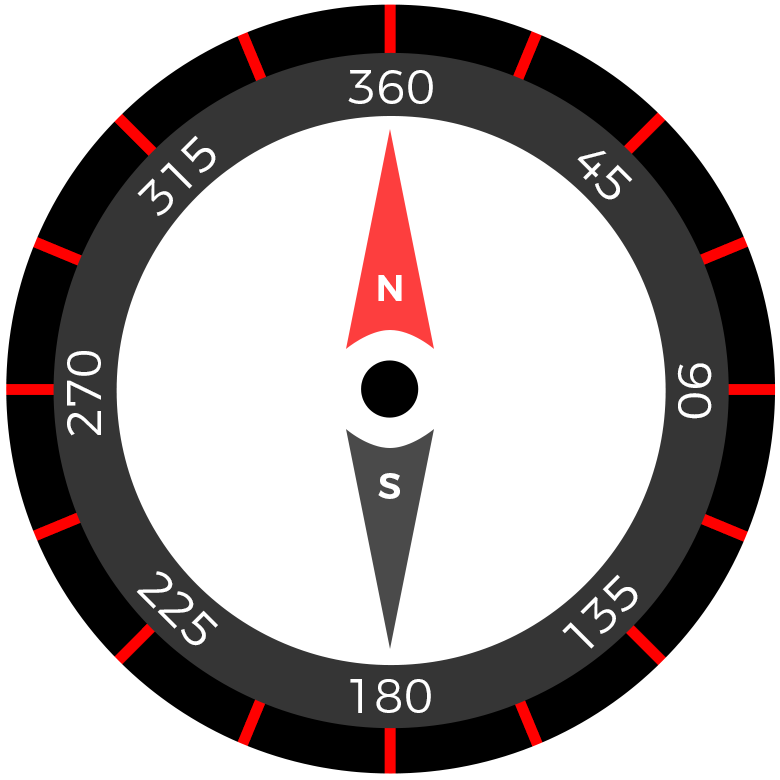
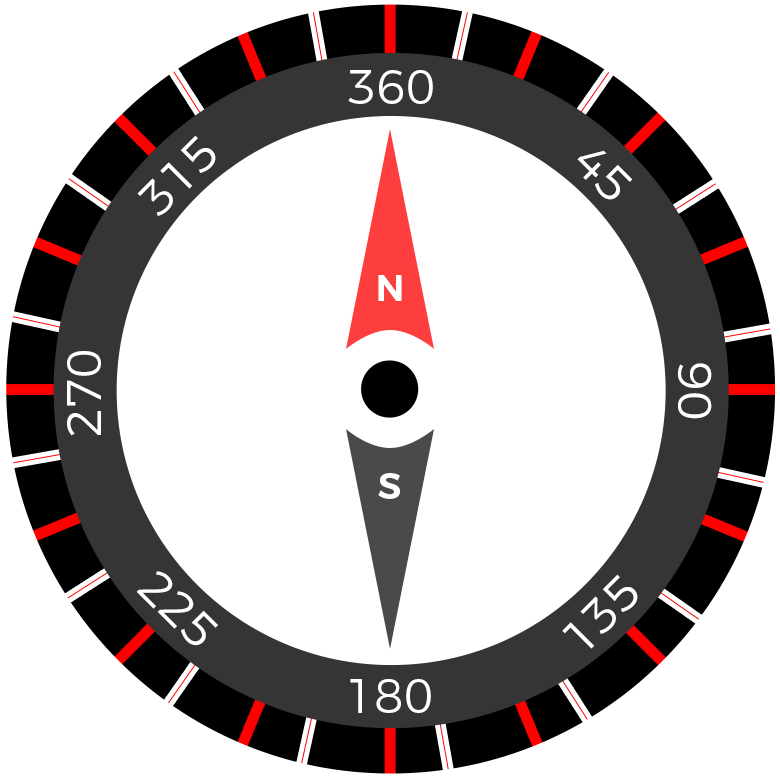
Two versions of the same layered image (780x780). Layer-by-layer changes:
added group "kompas" with 16 layers above "Pozadí kopie" over bbox(12, 11, 772, 770)
moved "popisky" into group "kompas" over bbox(67, 70, 712, 713)
moved "Elipsa 1 kopie 2" into group "kompas" over bbox(187, 588, 666, 666)
moved "Elipsa 1 kopie" into group "kompas" over bbox(53, 52, 729, 729)
added layer "Tvar 1 kopie 2" in group "kompas" over bbox(12, 11, 772, 770)
moved "Tvar 1 kopie" into group "kompas" over bbox(12, 11, 772, 770)
moved "Elipsa 1" into group "kompas" over bbox(12, 11, 772, 770)
